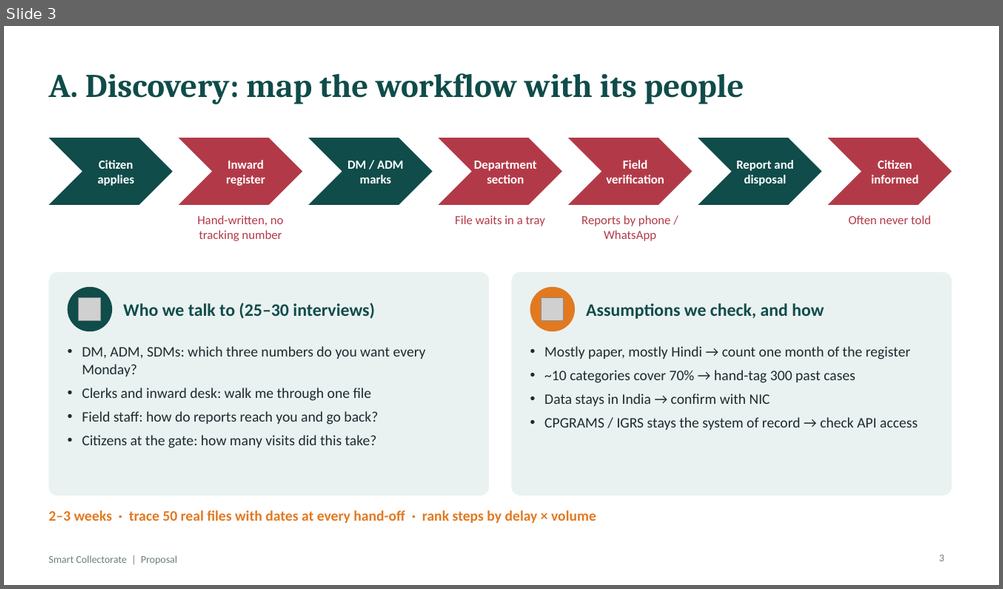
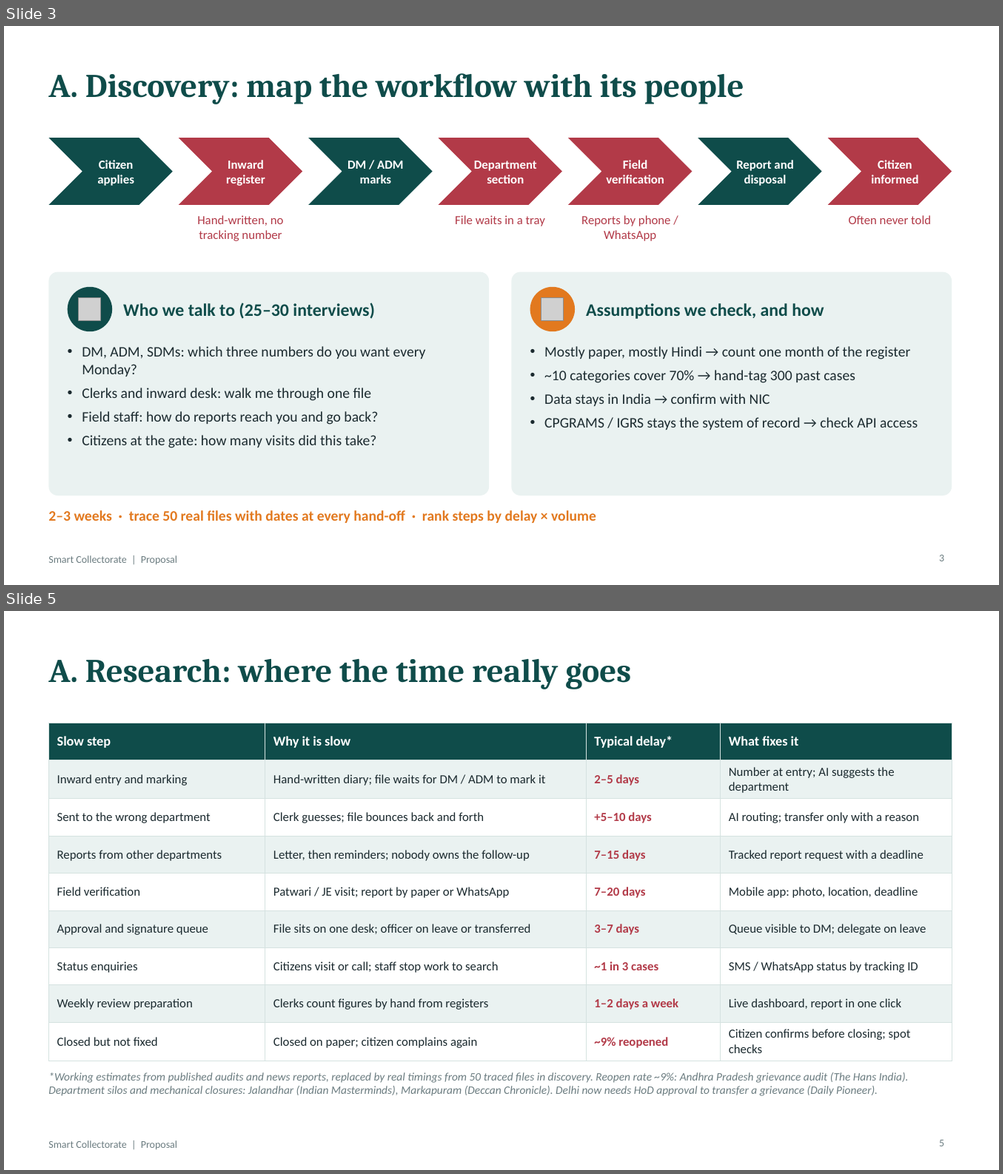
Before and after one commit to easycodewithme/Assignemnt-Automation, a slide deck: presentation/Smart_Collectorate_Proposal.pptx. Shown one above the other, each under a label of ours: slide 3 before the commit, slides 3 and 5 after it; the slides between them are not shown. The pictures are 1003x589 and 1003x1174 pixels, drawn with LibreOffice and Linux fonts; fonts in the diff are those of the drawing; grey boxes stand for pictures. Boxes give left, top, right and bottom in pixels: in the first picture for what was removed or moved away, otherwise in the second. Text is boxed around its words. In the diff, an @@ line names an element or a change of style, - is before the commit and + after.

```diff
--- a/presentation/Smart_Collectorate_Proposal.pptx
+++ b/presentation/Smart_Collectorate_Proposal.pptx
@@ slide 5 added at (4, 611, 999, 1170), background #FFFFFF; not listed: 1 template element that a slide beside it also shows @@
@@ title added at (48, 659, 631, 689), 32 pt, text #0F4C4A, bold @@
+A. Research: where the time really goes
@@ table added at (48, 723, 951, 1056), 9 rows, 4 columns @@
+Slow step | Why it is slow | Typical delay* | What fixes it
+Inward entry and marking | Hand-written diary; file waits for DM / ADM to mark it | 2–5 days | Number at entry; AI suggests the department
+Sent to the wrong department | Clerk guesses; file bounces back and forth | +5–10 days | AI routing; transfer only with a reason
+Reports from other departments | Letter, then reminders; nobody owns the follow-up | 7–15 days | Tracked report request with a deadline
+Field verification | Patwari / JE visit; report by paper or WhatsApp | 7–20 days | Mobile app: photo, location, deadline
+Approval and signature queue | File sits on one desk; officer on leave or transferred | 3–7 days | Queue visible to DM; delegate on leave
+Status enquiries | Citizens visit or call; staff stop work to search | ~1 in 3 cases | SMS / WhatsApp status by tracking ID
+Weekly review preparation | Clerks count figures by hand from registers | 1–2 days a week | Live dashboard, report in one click
+Closed but not fixed | Closed on paper; citizen complains again | ~9% reopened | Citizen confirms before closing; spot checks
@@ text added at (48, 1073, 908, 1096), 11 pt, text #6B7C80, italic @@
+*Working estimates from published audits and news reports, replaced by real timings from 50 traced files in discovery. Reopen rate ~9%: Andhra Pradesh grievance audit (The Hans India). Department silos and mechanical closures: Jalandhar (Indian Masterminds), Markapuram (Deccan Chronicle). Delhi now needs HoD approval to transfer a grievance (Daily Pioneer).
@@ page number added at (939, 1140, 944, 1147), 10 pt, text #6B7C80 @@
+5
```
Also in this commit, not shown: 4 slides changed, 7 other slides added, 21 other files.
